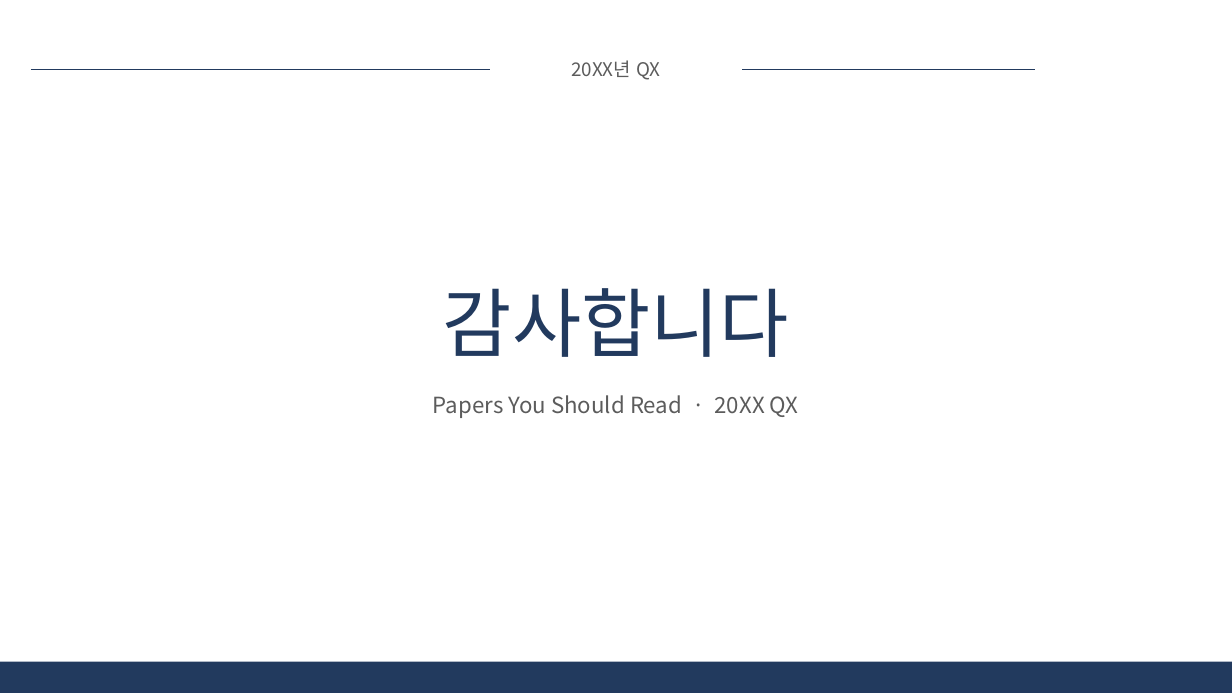
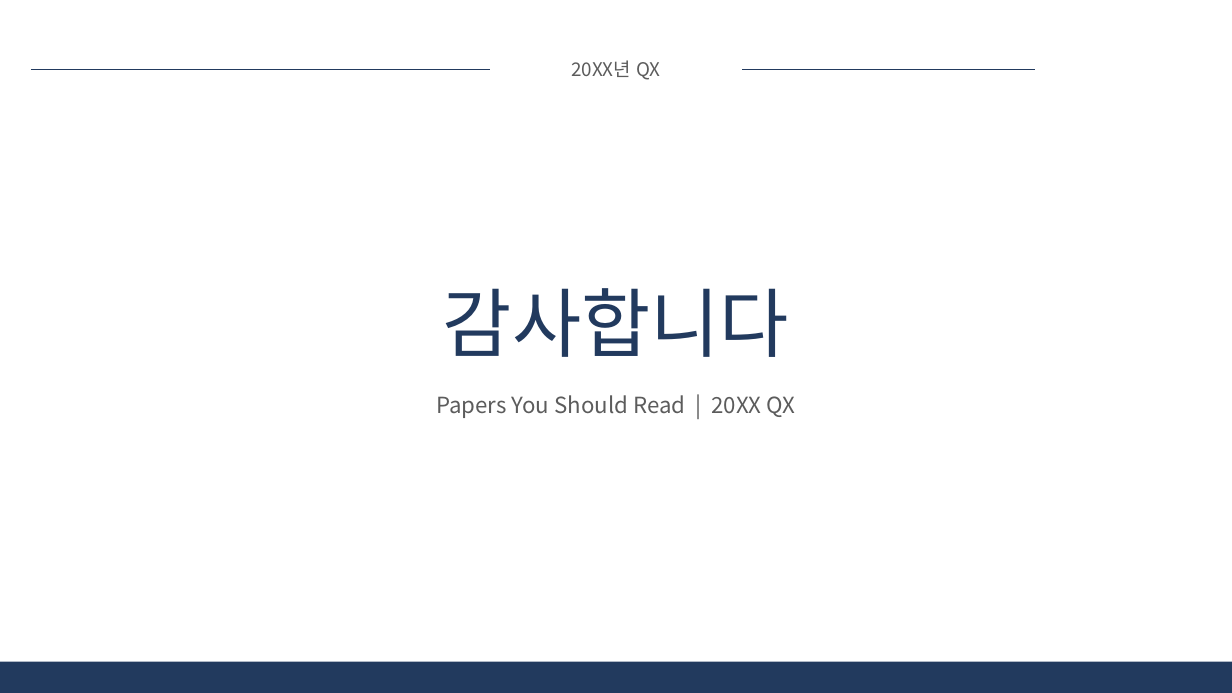
Before and after one commit to KimJaehee0725/research-slides, a slide deck: slide 17 of assets/research-slides-template.pptx. Drawn at 1232x693 pixels with LibreOffice and Linux fonts; fonts in the diff are those of the drawing; background and template pictures are left out. Boxes give left, top, right and bottom in pixels: in the first picture for what was removed or moved away, otherwise in the second. Text is boxed around its words. In the diff, an @@ line names an element or a change of style, - is before the commit and + after.

```diff
--- a/assets/research-slides-template.pptx
+++ b/assets/research-slides-template.pptx
@@ subtitle at [436,395,796,418]: text changed @@
-Papers You Should Read · 20XX QX
+Papers You Should Read | 20XX QX
```
Also in this commit, not shown: 15 other slides changed, 10 other files.
